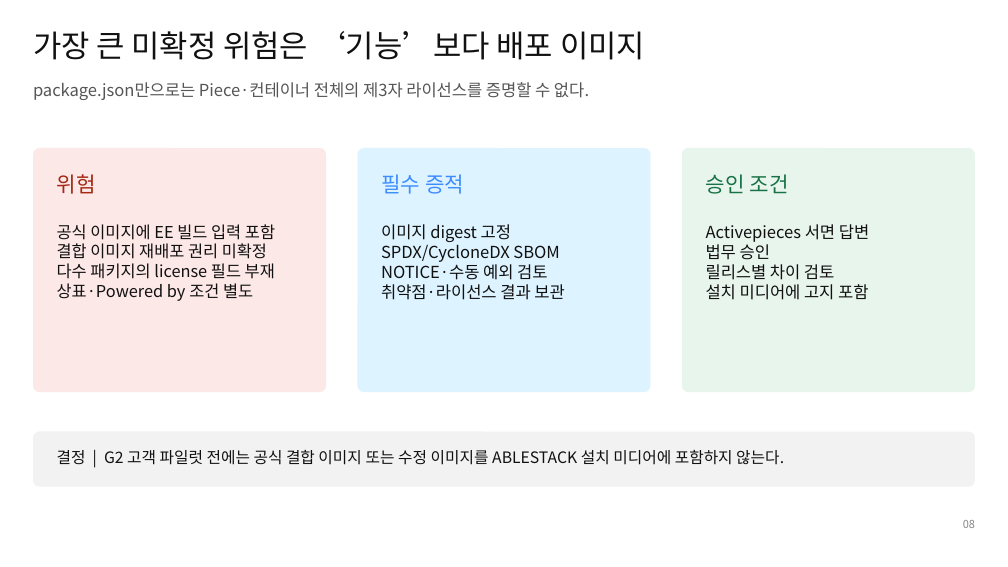
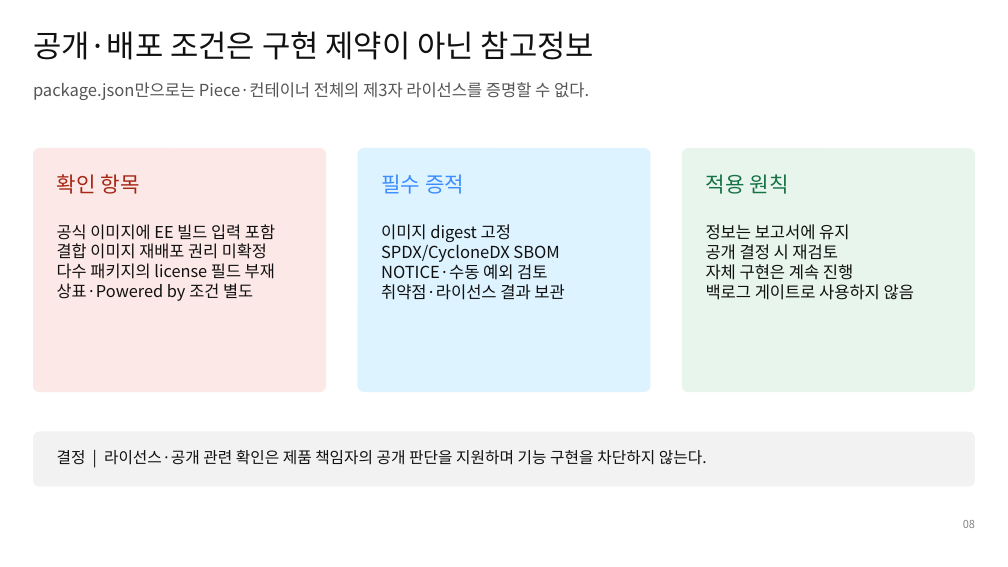
Before and after one commit to ablecloud-team/ablestack-techflow, a slide deck: slide 8 of output/presentation/activepieces-license-review.pptx. Drawn at 1008x567 pixels with LibreOffice and Linux fonts; fonts in the diff are those of the drawing. Boxes give left, top, right and bottom in pixels: in the first picture for what was removed or moved away, otherwise in the second. Text is boxed around its words. In the diff, an @@ line names an element or a change of style, - is before the commit and + after.

Commit message:
docs: TechFlow 자체 구현 원칙 명확화

```diff
--- a/output/presentation/activepieces-license-review.pptx
+++ b/output/presentation/activepieces-license-review.pptx
@@ text at (33, 31, 594, 60): text changed @@
-가장 큰 미확정 위험은 ‘기능’보다 배포 이미지
+공개·배포 조건은 구현 제약이 아닌 참고정보
@@ text at (57, 174, 140, 194): text changed @@
-위험
+확인 항목
@@ text at (706, 174, 788, 194): text changed @@
-승인 조건
+적용 원칙
@@ text at (706, 224, 915, 300): text changed @@
-Activepieces 서면 답변
-법무 승인
-릴리스별 차이 검토
-설치 미디어에 고지 포함
+정보는 보고서에 유지
+공개 결정 시 재검토
+자체 구현은 계속 진행
+백로그 게이트로 사용하지 않음
@@ text at (57, 450, 707, 465): text changed @@
-결정 | G2 고객 파일럿 전에는 공식 결합 이미지 또는 수정 이미지를 ABLESTACK 설치 미디어에 포함하지 않는다.
+결정 | 라이선스·공개 관련 확인은 제품 책임자의 공개 판단을 지원하며 기능 구현을 차단하지 않는다.
```
Also in this commit, not shown: 7 other slides changed, 1 slide added, 1 slide removed, 9 other files.
